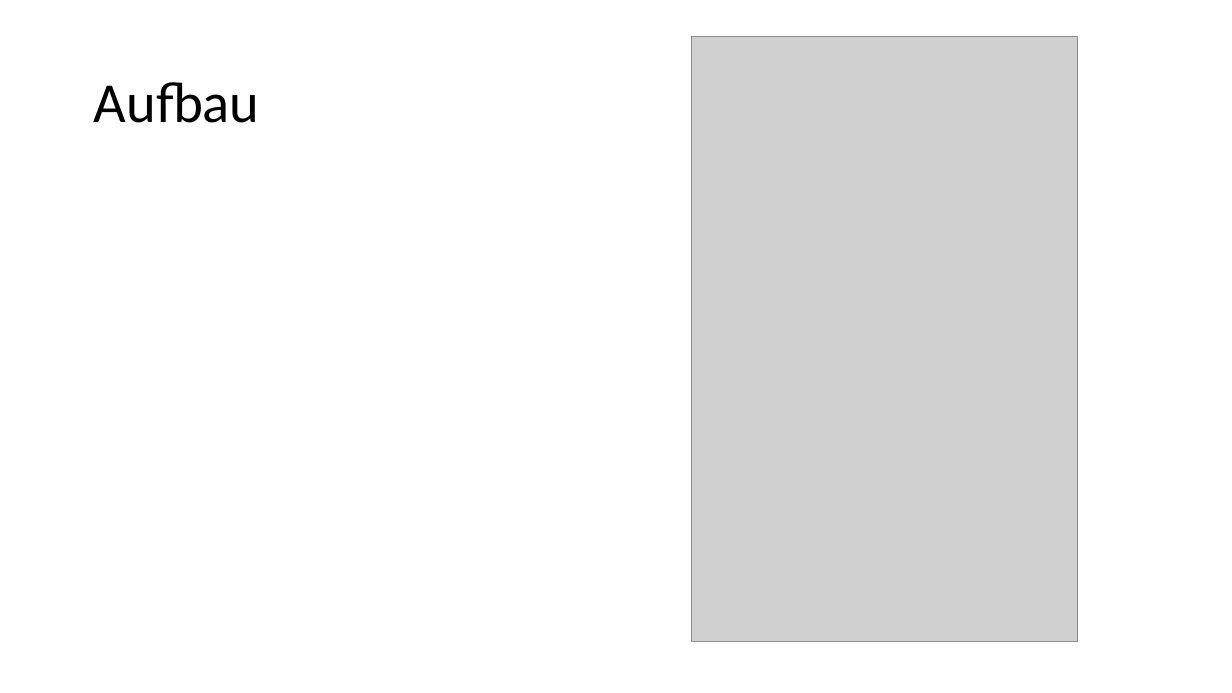
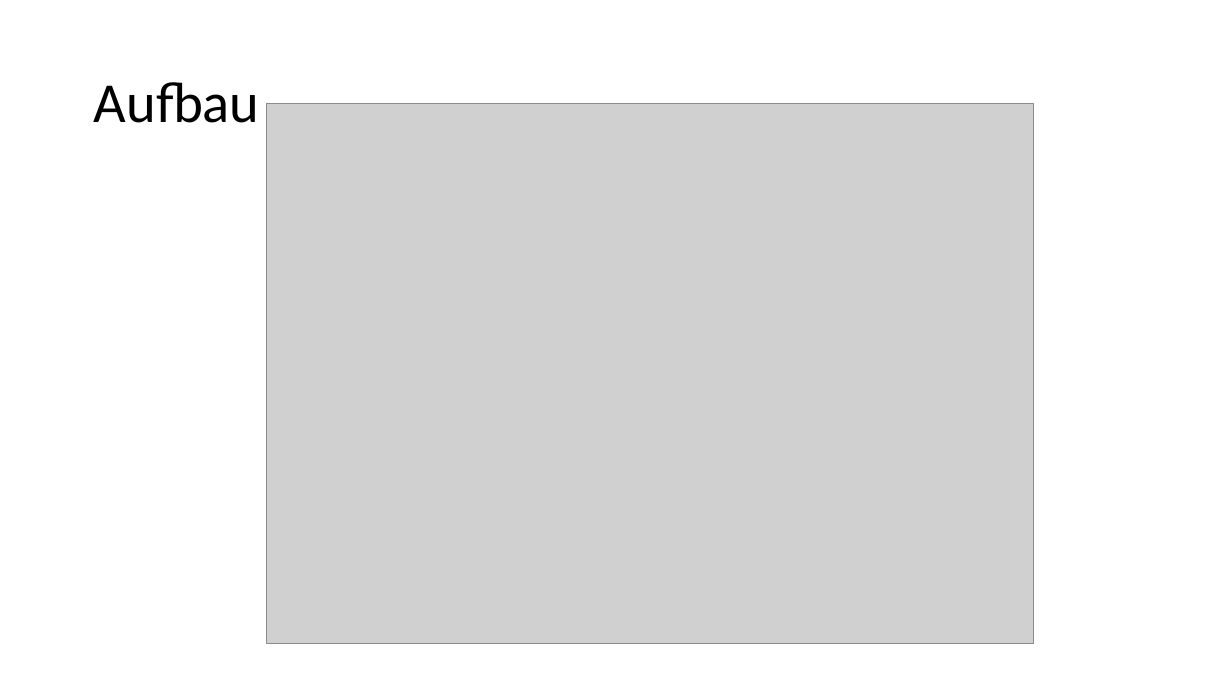
Before and after one commit to thewhitecat/grundpraktikum1, a slide deck: slide 3 of grundpraktikum2/Optik 1/Optik I.pptx. Drawn at 1232x693 pixels with LibreOffice and Linux fonts; fonts in the diff are those of the drawing; grey boxes stand for pictures. Boxes give left, top, right and bottom in pixels: in the first picture for what was removed or moved away, otherwise in the second. Text is boxed around its words. In the diff, an @@ line names an element or a change of style, - is before the commit and + after.

```diff
--- a/grundpraktikum2/Optik 1/Optik I.pptx
+++ b/grundpraktikum2/Optik 1/Optik I.pptx
@@ picture at box(266, 104, 1033, 644): rotation 0 to 90 degrees @@
```
Also in this commit, not shown: 1 other slide changed.
